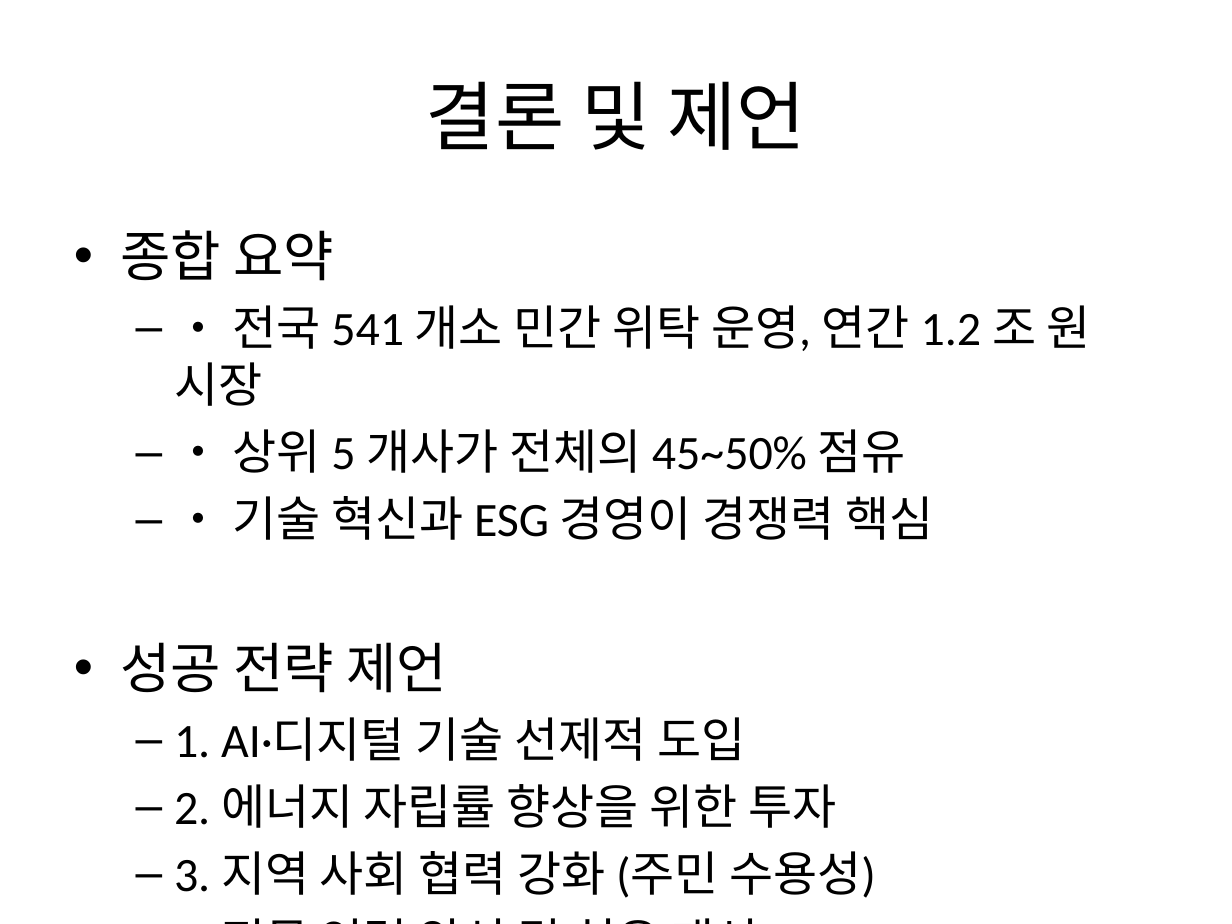
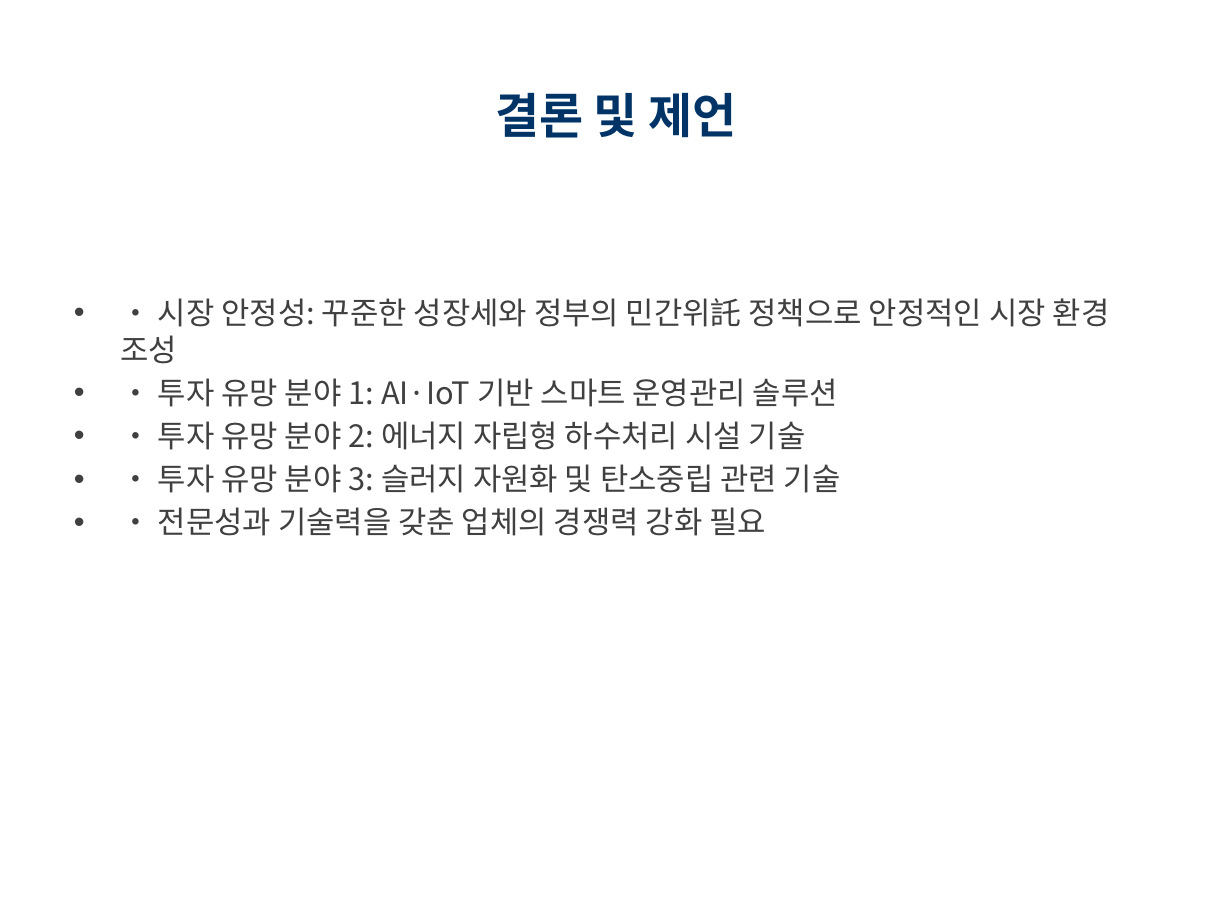
Before and after one commit to leeinho1983-rgb/my-first-project, a slide deck: slide 10 of 하수처리장_관리대행_업체_현황.pptx. Drawn at 1232x924 pixels with LibreOffice and Linux fonts; fonts in the diff are those of the drawing. Boxes give left, top, right and bottom in pixels: in the first picture for what was removed or moved away, otherwise in the second. Text is boxed around its words. In the diff, an @@ line names an element or a change of style, - is before the commit and + after.

```diff
--- a/하수처리장_관리대행_업체_현황.pptx
+++ b/하수처리장_관리대행_업체_현황.pptx
@@ title "결론 및 제언" at <box>495,93,737,138</box>: size 44 to 28 pt, font Calibri to Noto Sans CJK KR, text colour #000000 to #003366, bold on @@
@@ text at <box>120,298,1110,536</box>: text changed; size 28 to 18 pt; font Calibri to Noto Sans CJK KR; text colour #000000 to #404040 @@
-• 종합 요약
-  – • 전국 541 개소 민간 위탁 운영, 연간 1.2 조 원 시장
-  – • 상위 5 개사가 전체의 45~50% 점유
-  – • 기술 혁신과 ESG 경영이 경쟁력 핵심
-• 성공 전략 제언
-  – 1. AI·디지털 기술 선제적 도입
-  – 2. 에너지 자립률 향상을 위한 투자
-  – 3. 지역 사회 협력 강화 (주민 수용성)
-  – 4. 전문 인력 양성 및 처우 개선
-  – 5. 기후변화 대응 체계 구축
+• • 시장 안정성: 꾸준한 성장세와 정부의 민간위託 정책으로 안정적인 시장 환경 조성
+• • 투자 유망 분야 1: AI·IoT 기반 스마트 운영관리 솔루션
+• • 투자 유망 분야 2: 에너지 자립형 하수처리 시설 기술
+• • 투자 유망 분야 3: 슬러지 자원화 및 탄소중립 관련 기술
+• • 전문성과 기술력을 갖춘 업체의 경쟁력 강화 필요
```
Also in this commit, not shown: 4 other slides changed, 5 slides added, 5 slides removed, 2 other files.
